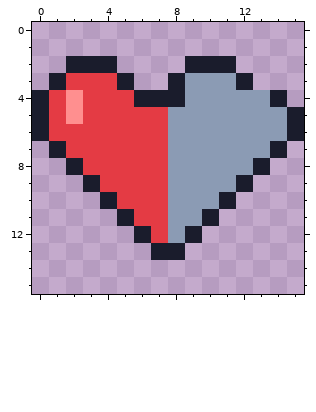
Pixel-art file: game/pixel-ui-pack/heart-half.aseprite. This is how it looked before the edit.
16x16 pixels, 1 frame.
And afterwards:
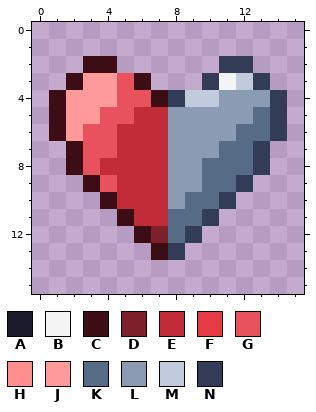
Palette (. is transparent): A #1a1c2c  B #f4f4f4  C #3d0d16  D #7e1f2c  E #c22b38  F #e43b44  G #e8525c  H #ff8f8f  J #ff9a9a  K #566c86  L #8b9bb4  M #c2cbdb  N #333c57
Changes in this commit:
Changed rows in their new state; - is an unchanged pixel.
first column x 0:
 2 --.CC----..NN---
 3 -.CJJGC-..NBMN--
 4 .CJJJGGCNMM---N-
 5 .CJJGGEE-----KN.
 6 .CJGGEEE----KKN.
 7 -.CGGEEE---KKN.-
 8 --CGEEEE--KKKN--
 9 ---CGEEE--KKN---
10 ----CEEE-KKN----
11 -----CEEKKN-----
12 ------CDKN------
13 -------CN-------
Boxes around the changes in both pictures, in picture pixels (x1, y1, x2, y2):
changed: (32, 56, 304, 260)
